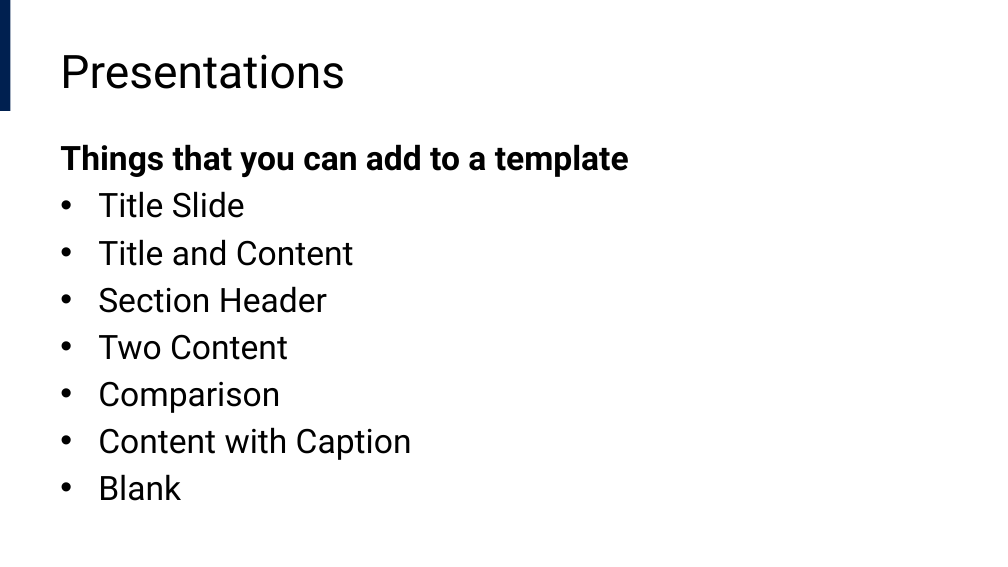
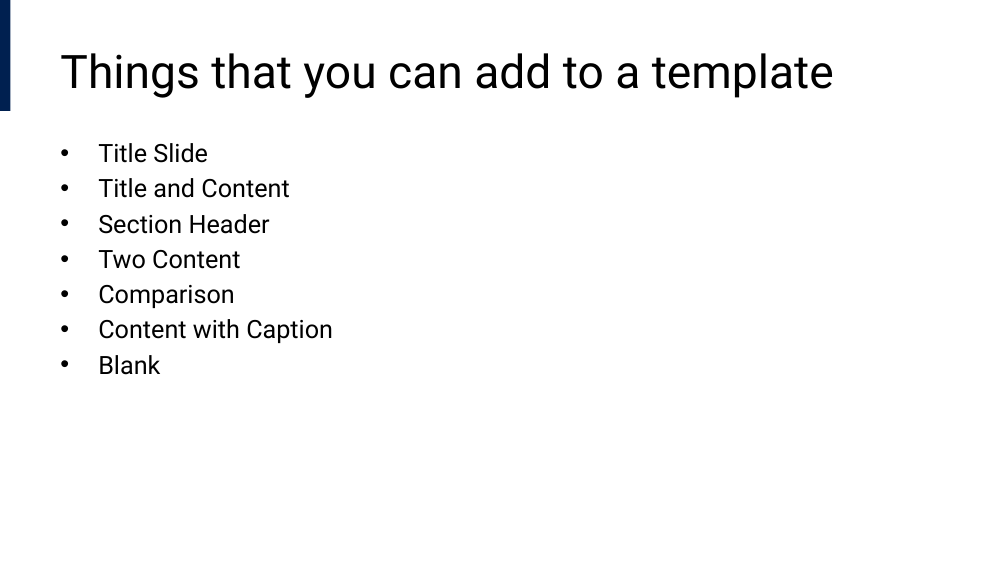
Before and after one commit to lucas-a-meyer/using-quarto, a slide deck: slide 12 of docs/using-quarto-ppt.pptx (slide 4 before the commit). Drawn at 1008x567 pixels with LibreOffice and Linux fonts; fonts in the diff are those of the drawing. Boxes give left, top, right and bottom in pixels: in the first picture for what was removed or moved away, otherwise in the second. Text is boxed around its words. In the diff, an @@ line names an element or a change of style, - is before the commit and + after.

Commit message:
Updates to the presentation

```diff
--- a/docs/using-quarto-ppt.pptx
+++ b/docs/using-quarto-ppt.pptx
@@ title at [60, 53, 834, 98]: text changed @@
-Presentations
+Things that you can add to a template
@@ text "Title Slide" at [98, 143, 333, 375]: size 24 to 18 pt; less space between paragraphs @@
@@ text at [60, 144, 629, 177]: paragraph removed @@
-Things that you can add to a template
```
Also in this commit, not shown: 3 other slides changed, 11 slides added, 1 slide removed, 22 other files.
